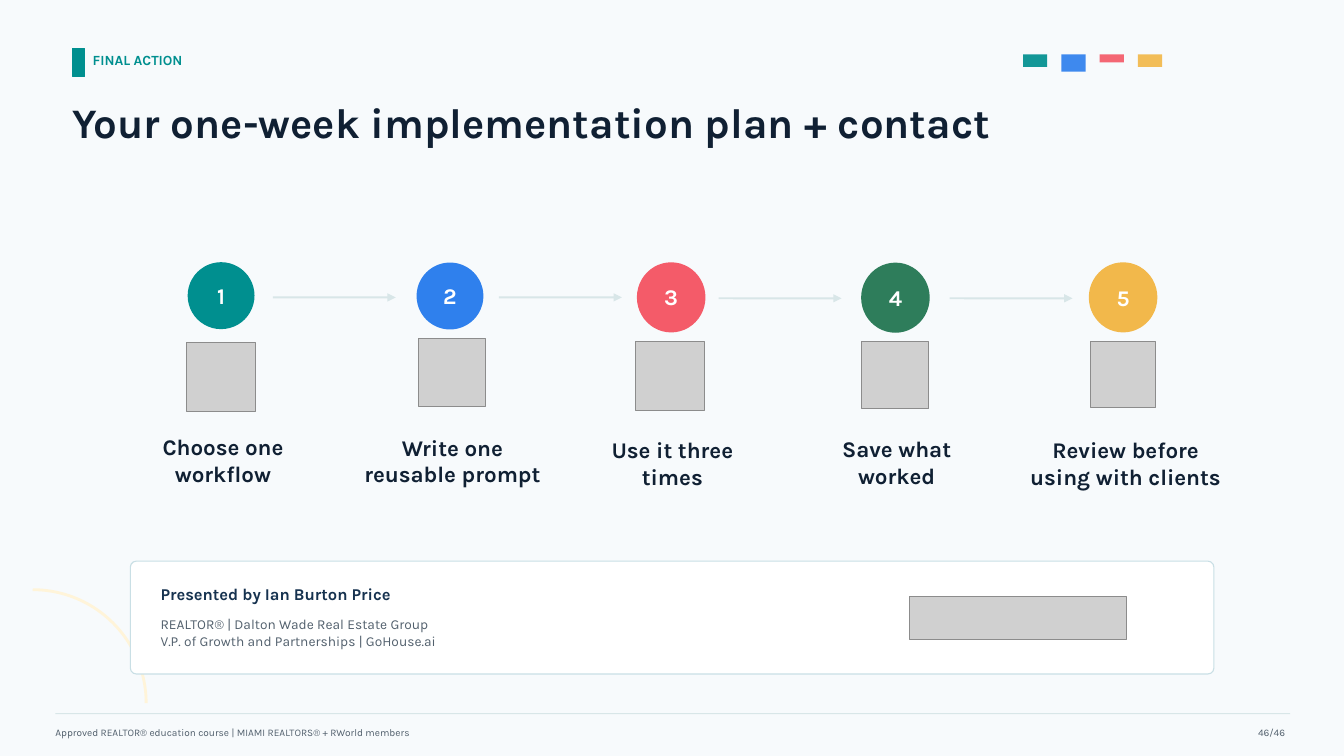
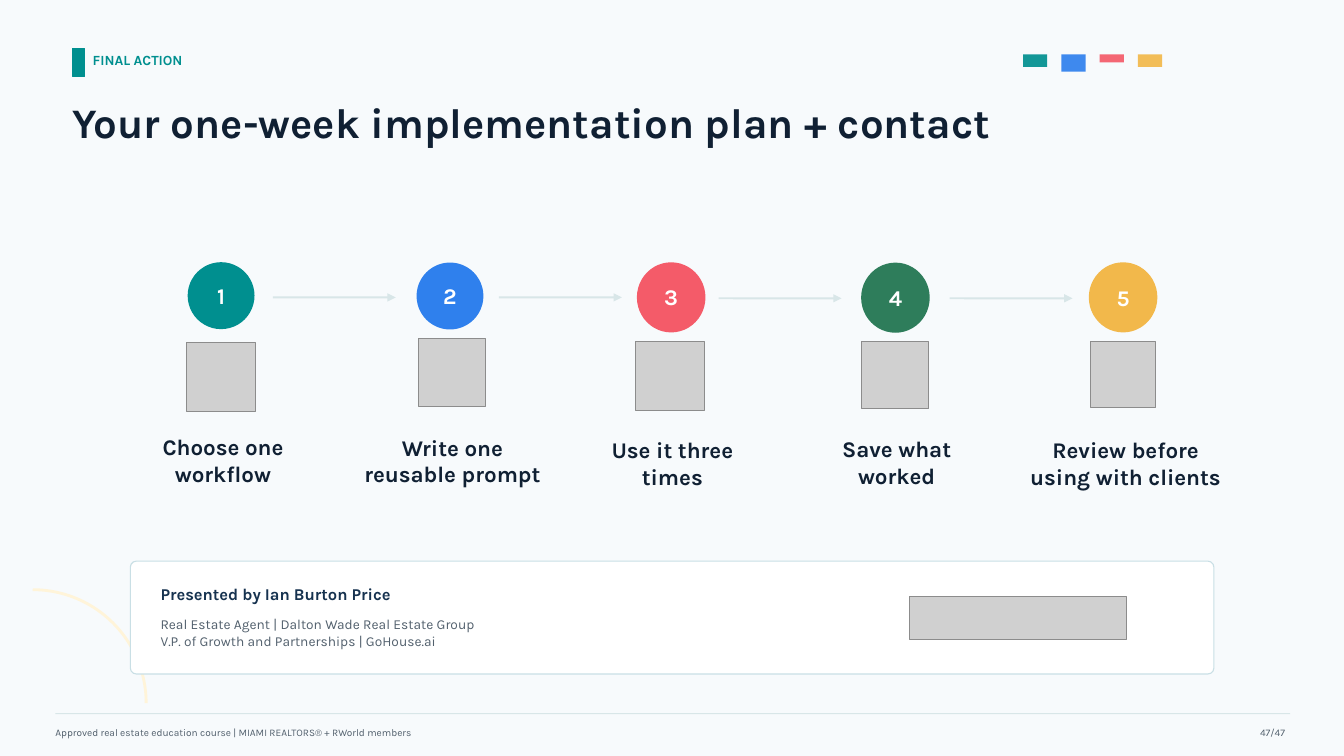
Before and after one commit to ianbprice/miami-realtors-ai-course-series, a slide deck: slide 47 of slides/course-01-ai-for-real-estate-sales-approved-instructor-deck.pptx. Drawn at 1344x756 pixels with LibreOffice and Linux fonts; fonts in the diff are those of the drawing; grey boxes stand for pictures; background and template pictures are left out. Boxes give left, top, right and bottom in pixels: in the first picture for what was removed or moved away, otherwise in the second. Text is boxed around its words. In the diff, an @@ line names an element or a change of style, - is before the commit and + after.

Commit message:
Update Course 1 real estate agent terminology

```diff
--- a/slides/course-01-ai-for-real-estate-sales-approved-instructor-deck.pptx
+++ b/slides/course-01-ai-for-real-estate-sales-approved-instructor-deck.pptx
@@ text at (x1=161, y1=619, x2=475, y2=633): text changed @@
-REALTOR® | Dalton Wade Real Estate Group
+Real Estate Agent | Dalton Wade Real Estate Group
@@ text at (x1=55, y1=729, x2=411, y2=739): text changed @@
-Approved REALTOR® education course | MIAMI REALTORS® + RWorld members
+Approved real estate education course | MIAMI REALTORS® + RWorld members
@@ text at (x1=1260, y1=728, x2=1285, y2=737): text changed @@
-46/46
+47/47
```
Also in this commit, not shown: 41 other slides changed, 3 other files.
